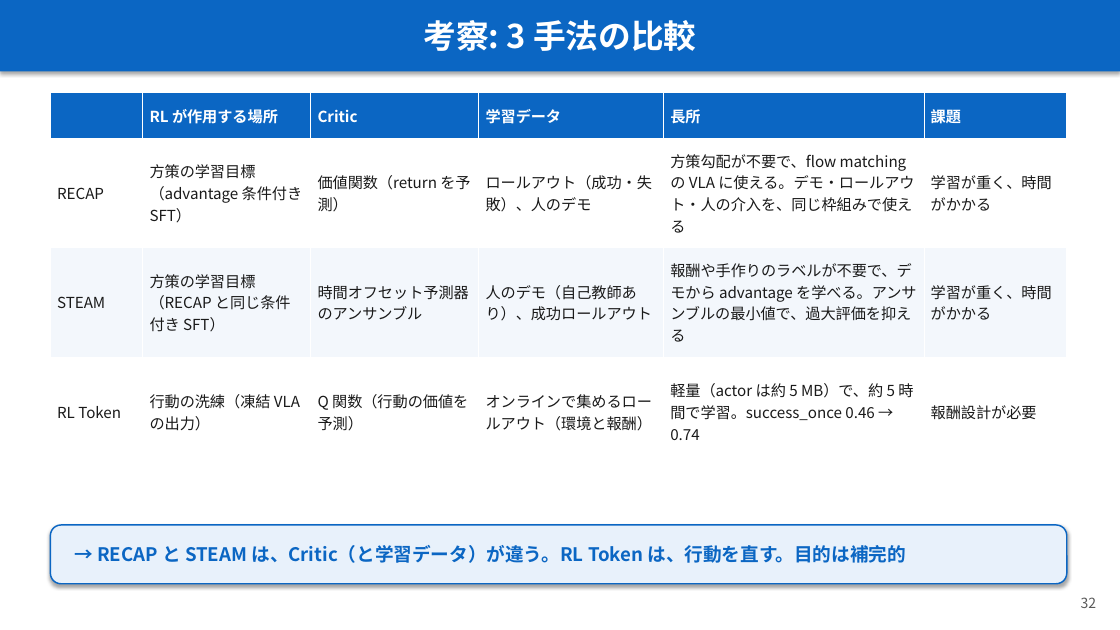
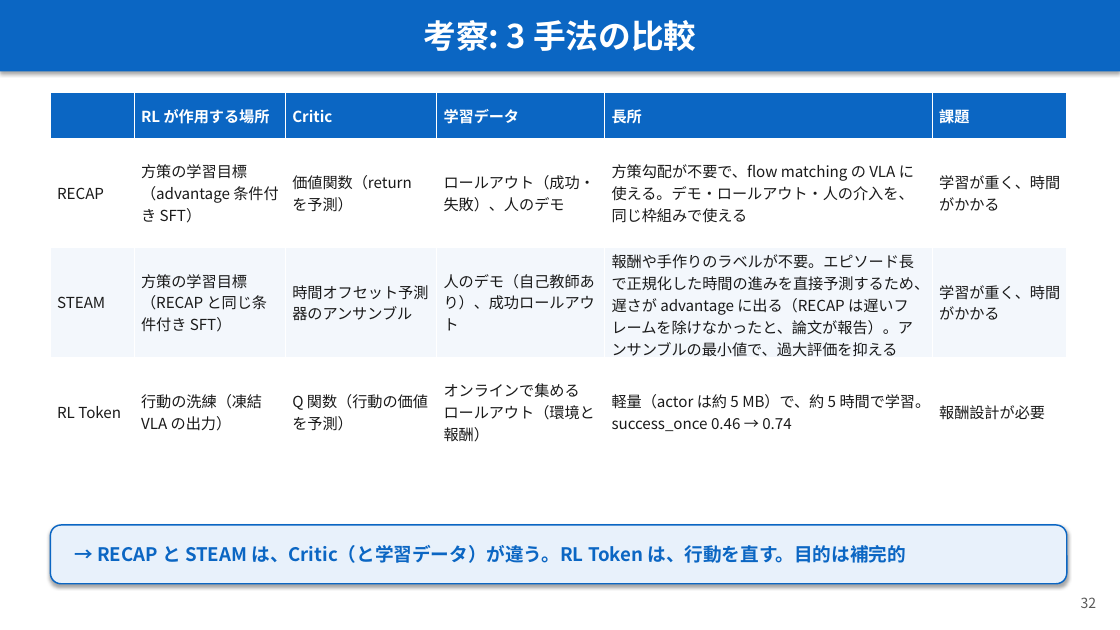
Before and after one commit to Junhand/libero_RL, a slide deck: slide 32 of docs/RECAP_STEAM_RLToken.pptx. Drawn at 1120x630 pixels with LibreOffice and Linux fonts; fonts in the diff are those of the drawing. Boxes give left, top, right and bottom in pixels: in the first picture for what was removed or moved away, otherwise in the second. Text is boxed around its words. In the diff, an @@ line names an element or a change of style, - is before the commit and + after.

```diff
--- a/docs/RECAP_STEAM_RLToken.pptx
+++ b/docs/RECAP_STEAM_RLToken.pptx
@@ table at (x1=50, y1=92, x2=1067, y2=466) @@
-row 3, column 5: 報酬や手作りのラベルが不要で、デモから advantage を学べる。アンサンブルの最小値で、過大評価を抑える
+row 3, column 5: 報酬や手作りのラベルが不要。エピソード長で正規化した時間の進みを直接予測するため、遅さが advantage に出る（RECAP は遅いフレームを除けなかったと、論文が報告）。アンサンブルの最小値で、過大評価を抑える
```
Also in this commit, not shown: 1 other file.
